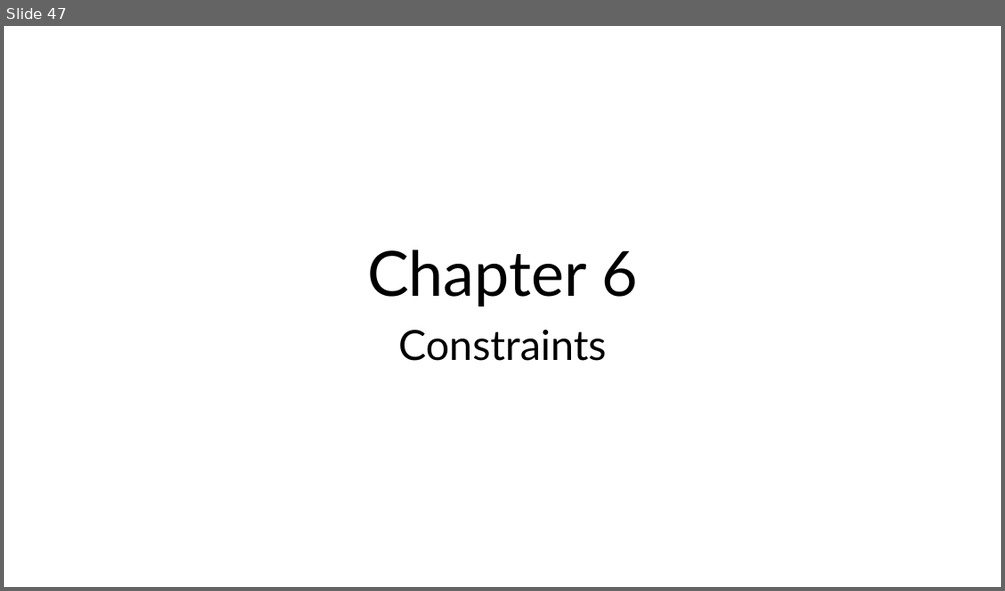
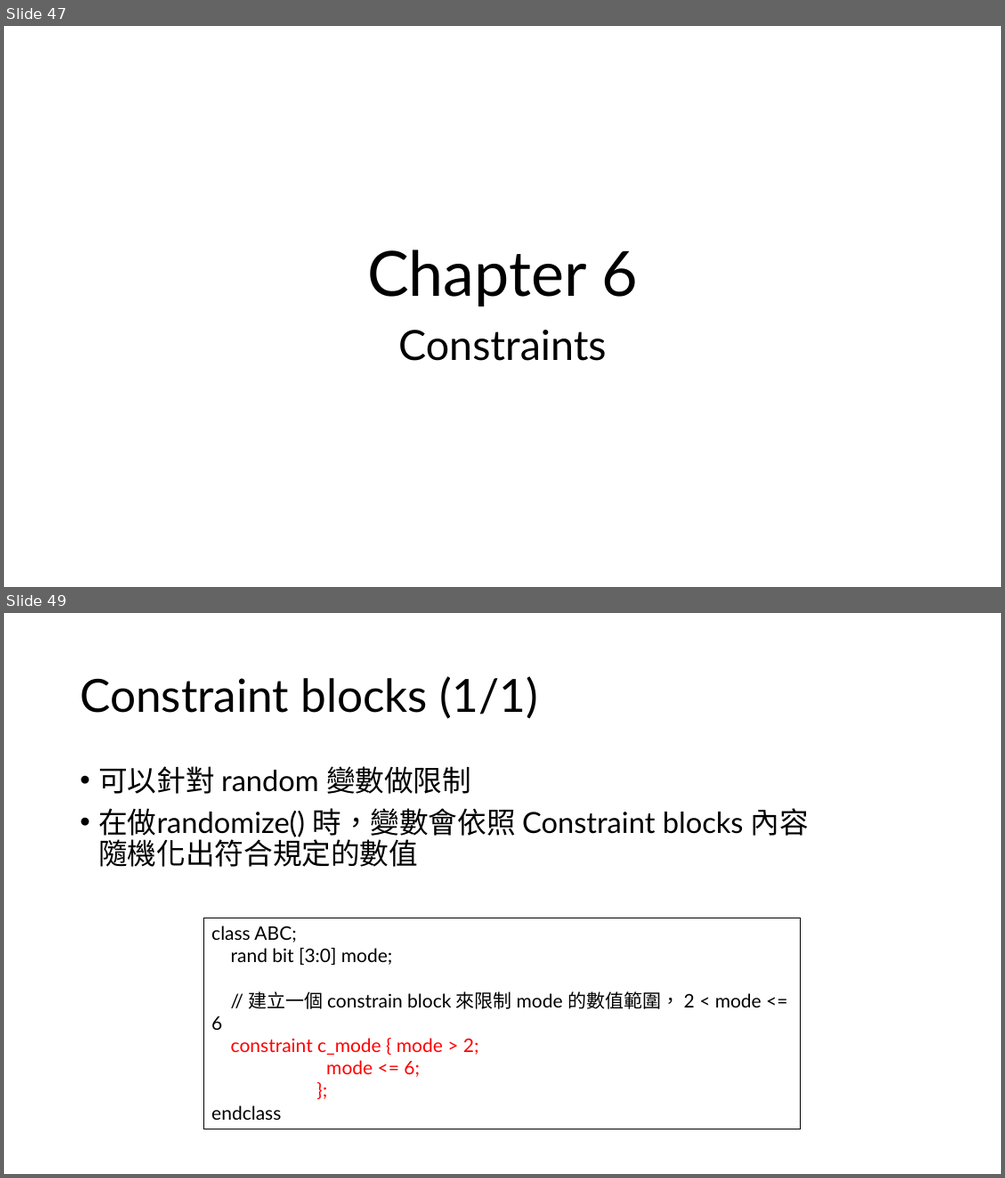
Before and after one commit to s9001055/DV_learning, a slide deck: systemverilog/SystemVerilog_語法學習.pptx. Shown one above the other, each under a label of ours: slide 47 before the commit, slides 47 and 49 after it; the slides between them are not shown. The pictures are 1005x591 and 1005x1178 pixels, drawn with LibreOffice and Linux fonts; fonts in the diff are those of the drawing. Boxes give left, top, right and bottom in pixels: in the first picture for what was removed or moved away, otherwise in the second. Text is boxed around its words. In the diff, an @@ line names an element or a change of style, - is before the commit and + after.

Commit message:
Modify: SystemVerilog_語法學習.pptx 1. add constraint slide

```diff
--- a/systemverilog/SystemVerilog_語法學習.pptx
+++ b/systemverilog/SystemVerilog_語法學習.pptx
@@ slide 49 added at [4, 613, 1001, 1174], background #FFFFFF @@
@@ title added at [80, 676, 538, 719], 44 pt, text #000000 @@
+Constraint blocks (1/1)
@@ text added at [98, 766, 809, 867], 28 pt, text #000000 @@
+• 可以針對 random 變數做限制
+• 在做randomize() 時，變數會依照 Constraint blocks 內容
+  隨機化出符合規定的數值
@@ rectangle added at [204, 918, 801, 1130], outline #000000 0.75 pt, 18 pt, text #000000 @@
+class ABC;
+rand bit [3:0] mode;
+// 建立一個 constrain block 來限制 mode 的數值範圍， 2 < mode <= 6
+constraint c_mode { mode > 2;
+mode <= 6;
+};
+endclass
```
Also in this commit, not shown: 2 other slides added, 1 other file.
